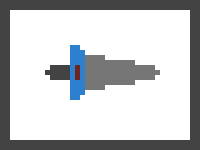
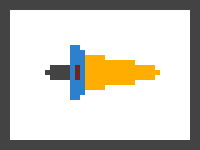
Layered file, before and after one edit (200px x 150px). Changes by layer:
painted on "Couteau" over [85,55,160,90]
